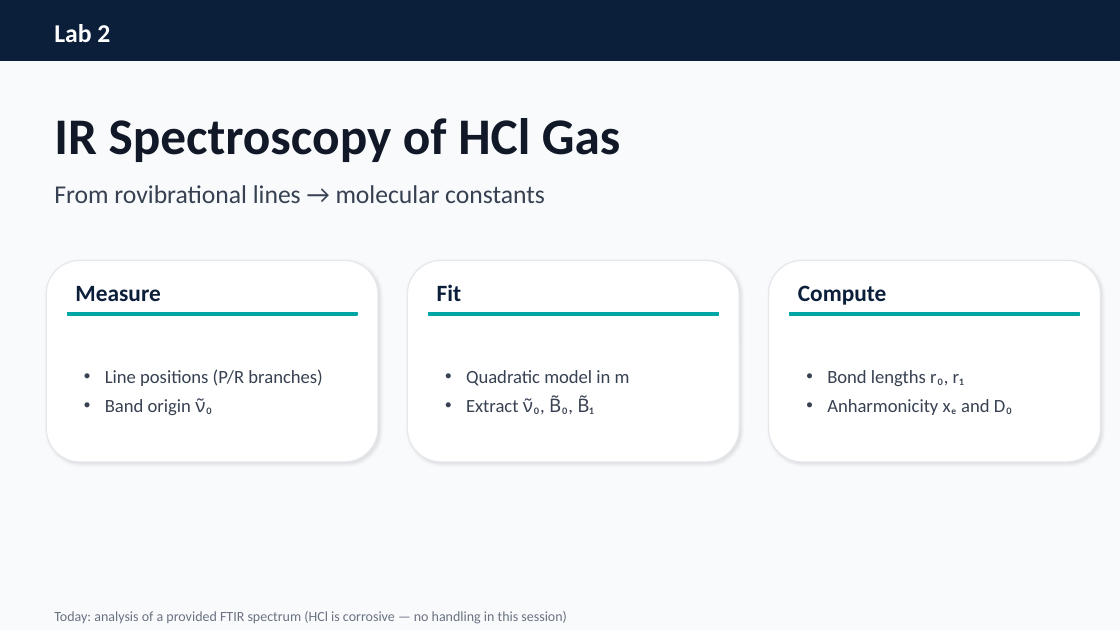
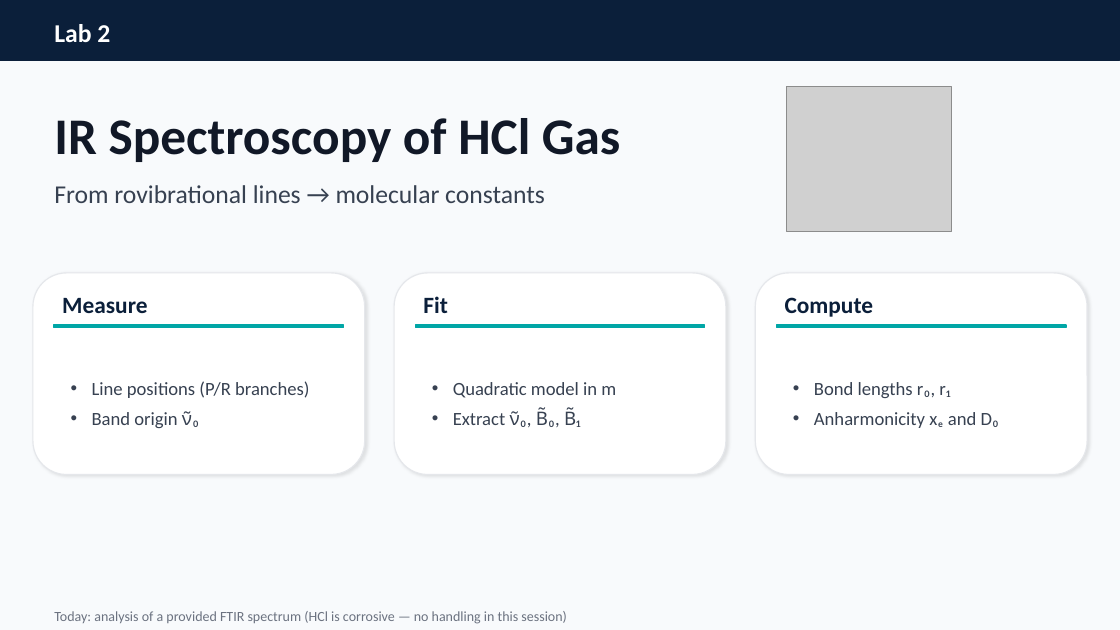
Before and after one commit to bstrb/BKinD, a slide deck: slide 1 of KZ4020/Lab2_IR_HCl_intro.pptx. Drawn at 1120x630 pixels with LibreOffice and Linux fonts; fonts in the diff are those of the drawing; grey boxes stand for pictures. Boxes give left, top, right and bottom in pixels: in the first picture for what was removed or moved away, otherwise in the second. Text is boxed around its words. In the diff, an @@ line names an element or a change of style, - is before the commit and + after.

Commit message:
Please enter the commit message for your changes. Lines starting with '#' will be ignored, and an empty message aborts the commit.
On branch main
Your branch is up to date with 'origin/main'.

Changes to be committed:
	modified:   KZ4020/Lab2_IR_HCl_intro.pptx

```diff
--- a/KZ4020/Lab2_IR_HCl_intro.pptx
+++ b/KZ4020/Lab2_IR_HCl_intro.pptx
@@ picture added at [787, 87, 951, 232] @@
@@ 3 texts, 3 rounded rectangles: place and size @@
-3 texts, 3 rounded rectangles at [46, 260, 1101, 462]
+3 texts, 3 rounded rectangles at [33, 273, 1087, 475]
@@ 3 texts, 3 rectangles: place and size @@
-3 texts, 3 rectangles at [67, 313, 1080, 415]
+3 texts, 3 rectangles at [54, 325, 1066, 428]
```
Also in this commit, not shown: 7 other slides changed.
